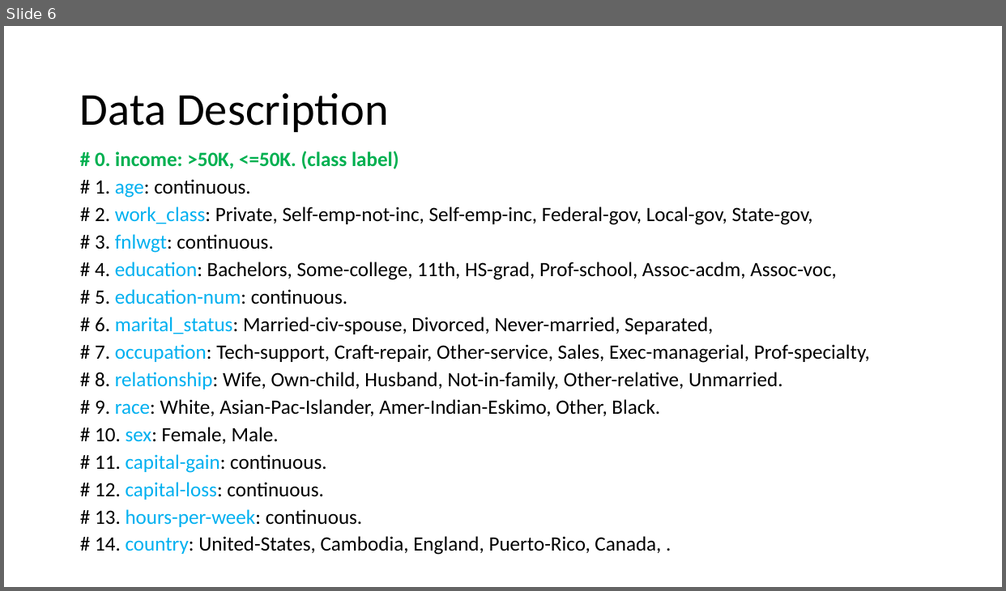
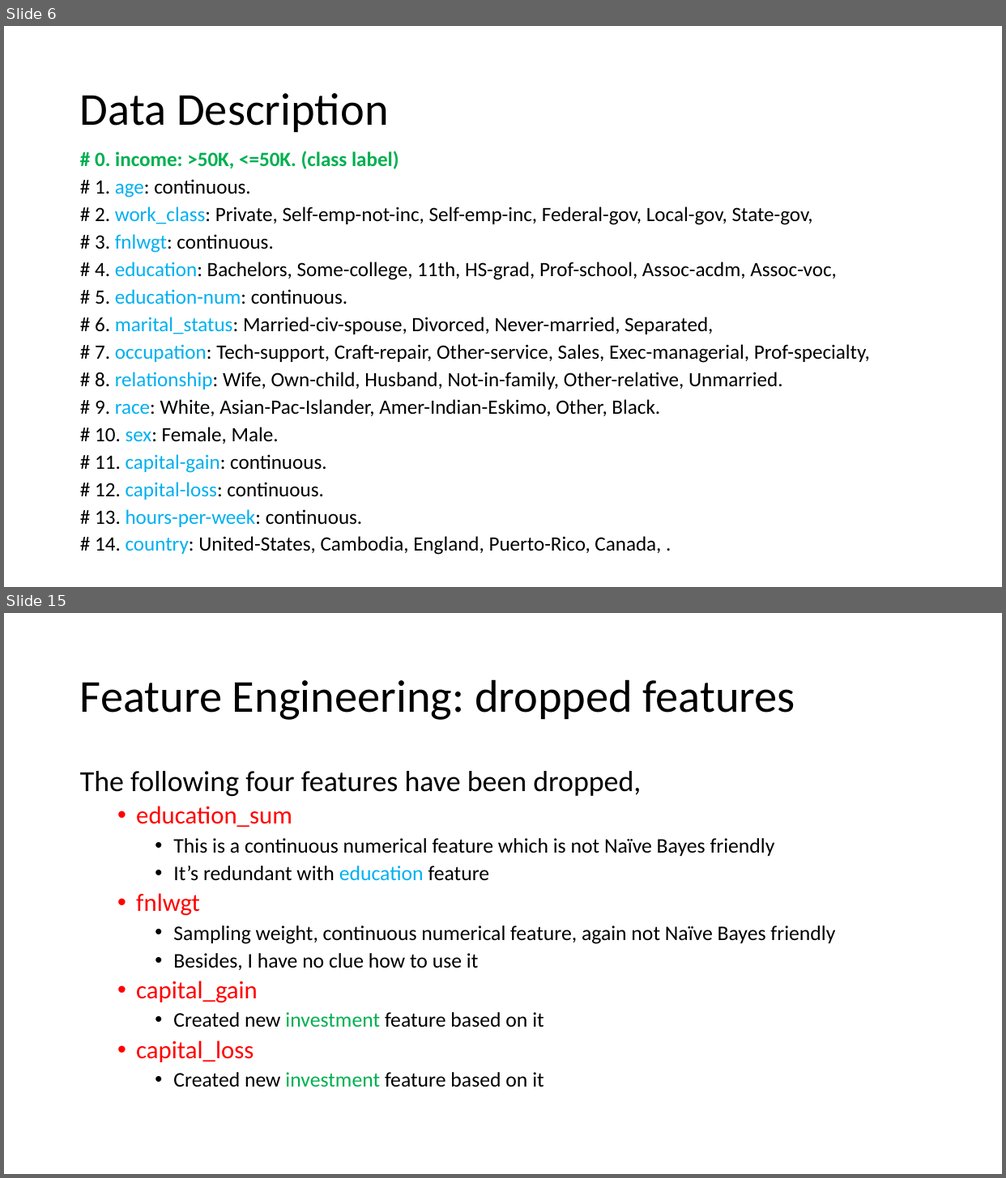
Before and after one commit to lifengzhi/msa_mh8101_or1_lp, a slide deck: mh8111_assignment/NaiveBayes.pptx. Shown one above the other, each under a label of ours: slide 6 before the commit, slides 6 and 15 after it; the slides between them are not shown. The pictures are 1006x591 and 1006x1178 pixels, drawn with LibreOffice and Linux fonts; fonts in the diff are those of the drawing. Boxes give left, top, right and bottom in pixels: in the first picture for what was removed or moved away, otherwise in the second. Text is boxed around its words. In the diff, an @@ line names an element or a change of style, - is before the commit and + after.

```diff
--- a/mh8111_assignment/NaiveBayes.pptx
+++ b/mh8111_assignment/NaiveBayes.pptx
@@ slide 15 added at [4,613,1002,1174], background #FFFFFF @@
@@ title added at [80,679,795,720], 44 pt, text #000000 @@
+Feature Engineering: dropped features
@@ text added at [80,771,835,1088], 20 pt, text #000000 @@
+The following four features have been dropped,
+  • education_sum
+    • This is a continuous numerical feature which is not Naïve Bayes friendly
+    • It’s redundant with education feature
+  • fnlwgt
+    • Sampling weight, continuous numerical feature, again not Naïve Bayes friendly
+    • Besides, I have no clue how to use it
+  • capital_gain
+    • Created new investment feature based on it
+  • capital_loss
+    • Created new investment feature based on it
```
Also in this commit, not shown: 6 slides changed, 8 other slides added, 10 slides removed.
